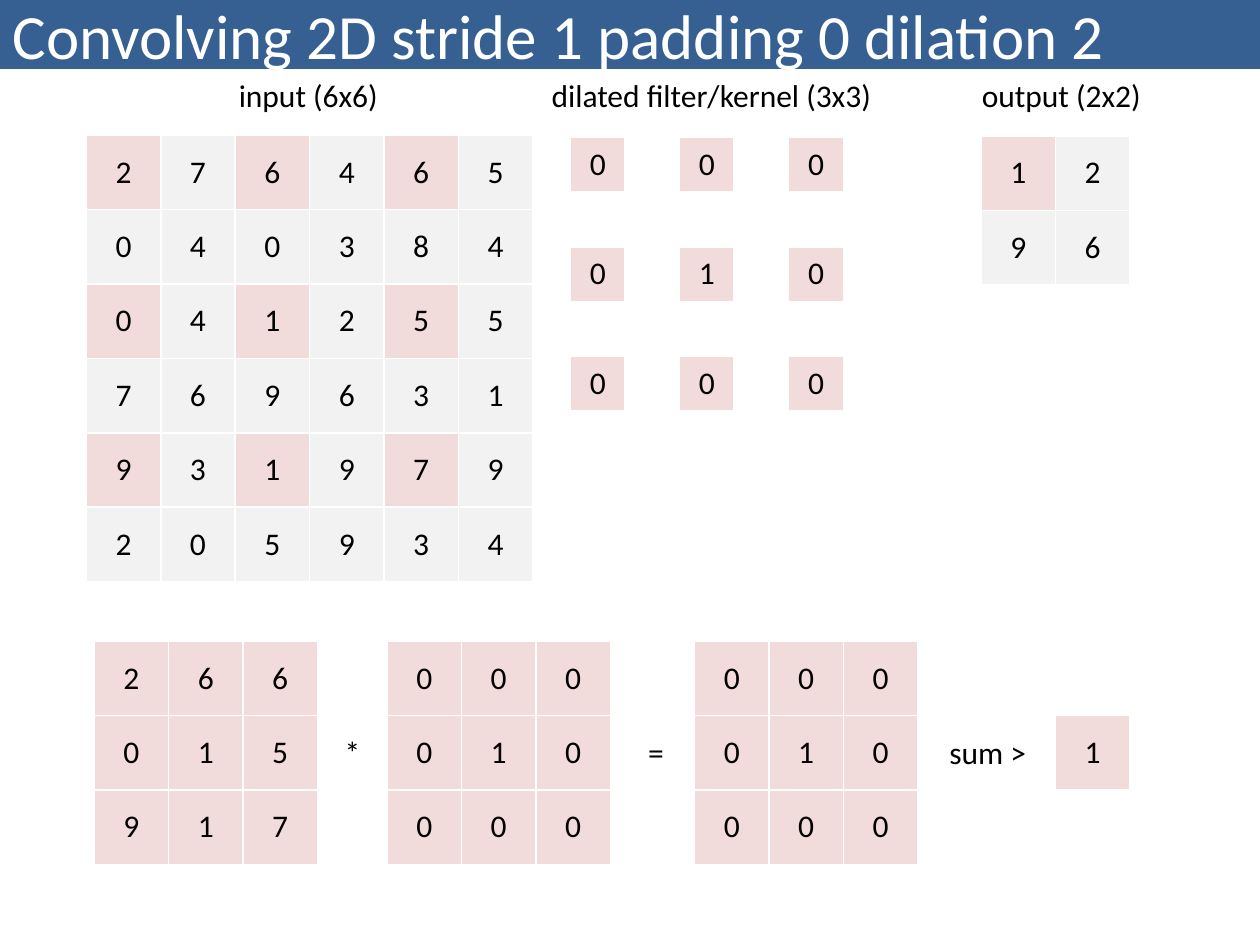
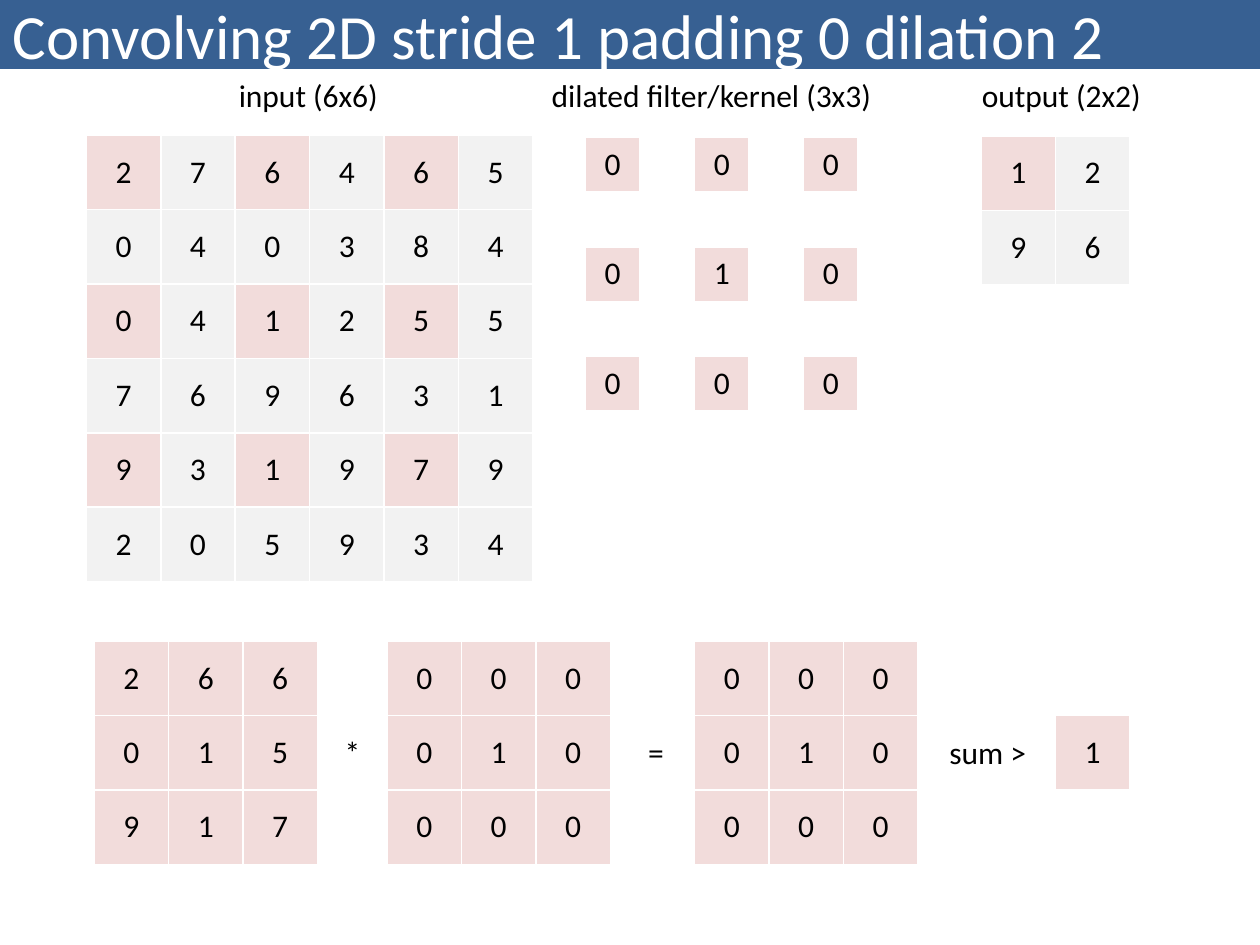
Before and after one commit to bzitko/nlp_repo, a slide deck: slide 21 of slides/nlp p03 feed forward networks/nlp p03.4 convolutional neural network.pptx. Drawn at 1260x945 pixels with LibreOffice and Linux fonts; fonts in the diff are those of the drawing. Boxes give left, top, right and bottom in pixels: in the first picture for what was removed or moved away, otherwise in the second. Text is boxed around its words. In the diff, an @@ line names an element or a change of style, - is before the commit and + after.

```diff
--- a/slides/nlp p03 feed forward networks/nlp p03.4 convolutional neural network.pptx
+++ b/slides/nlp p03 feed forward networks/nlp p03.4 convolutional neural network.pptx
@@ table: place and size @@
-table at <box>571,137,842,411</box>
+table at <box>586,137,857,411</box>
```
Also in this commit, not shown: 1 other slide changed, 4 slides added, 7 slides removed, 8 other files.
